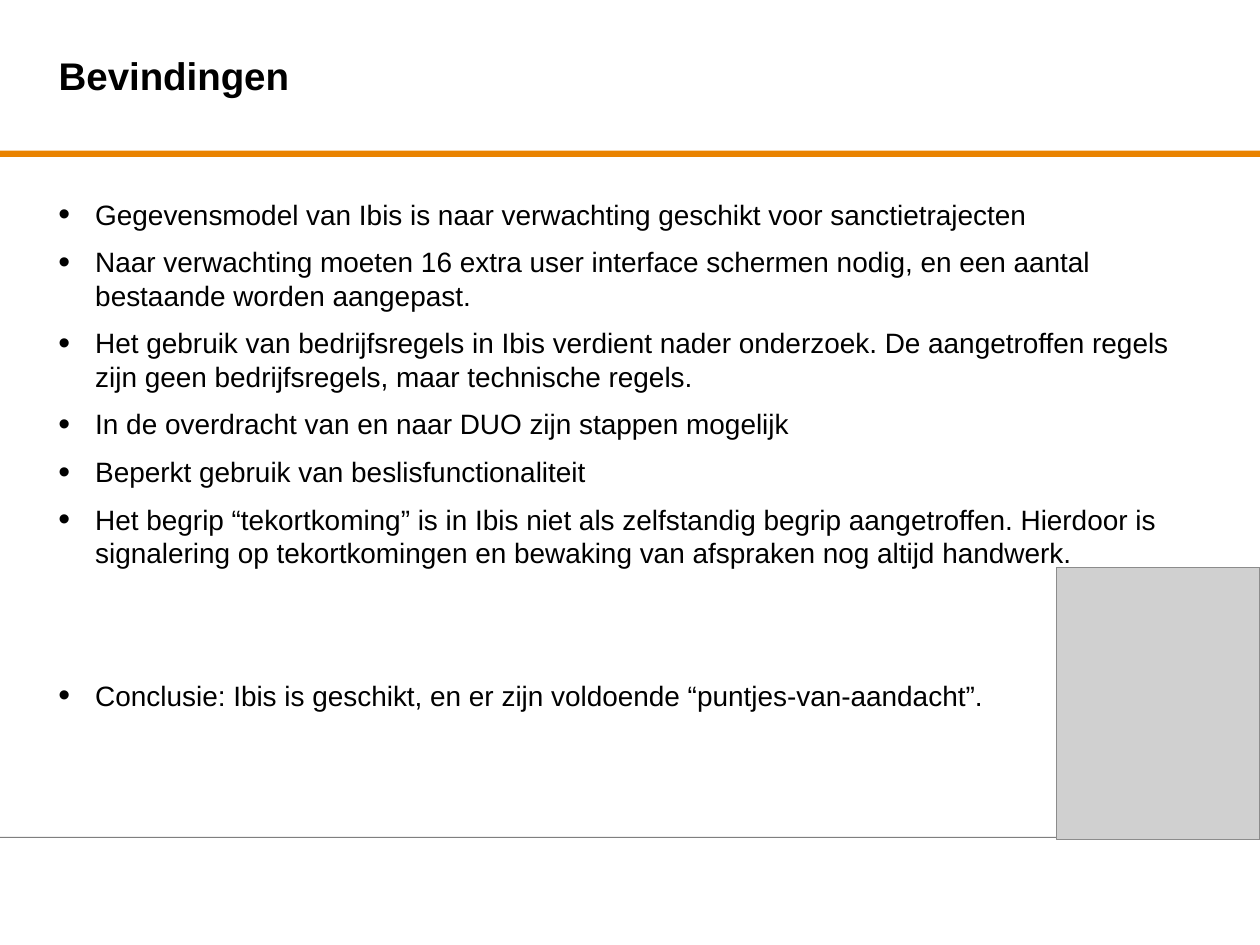
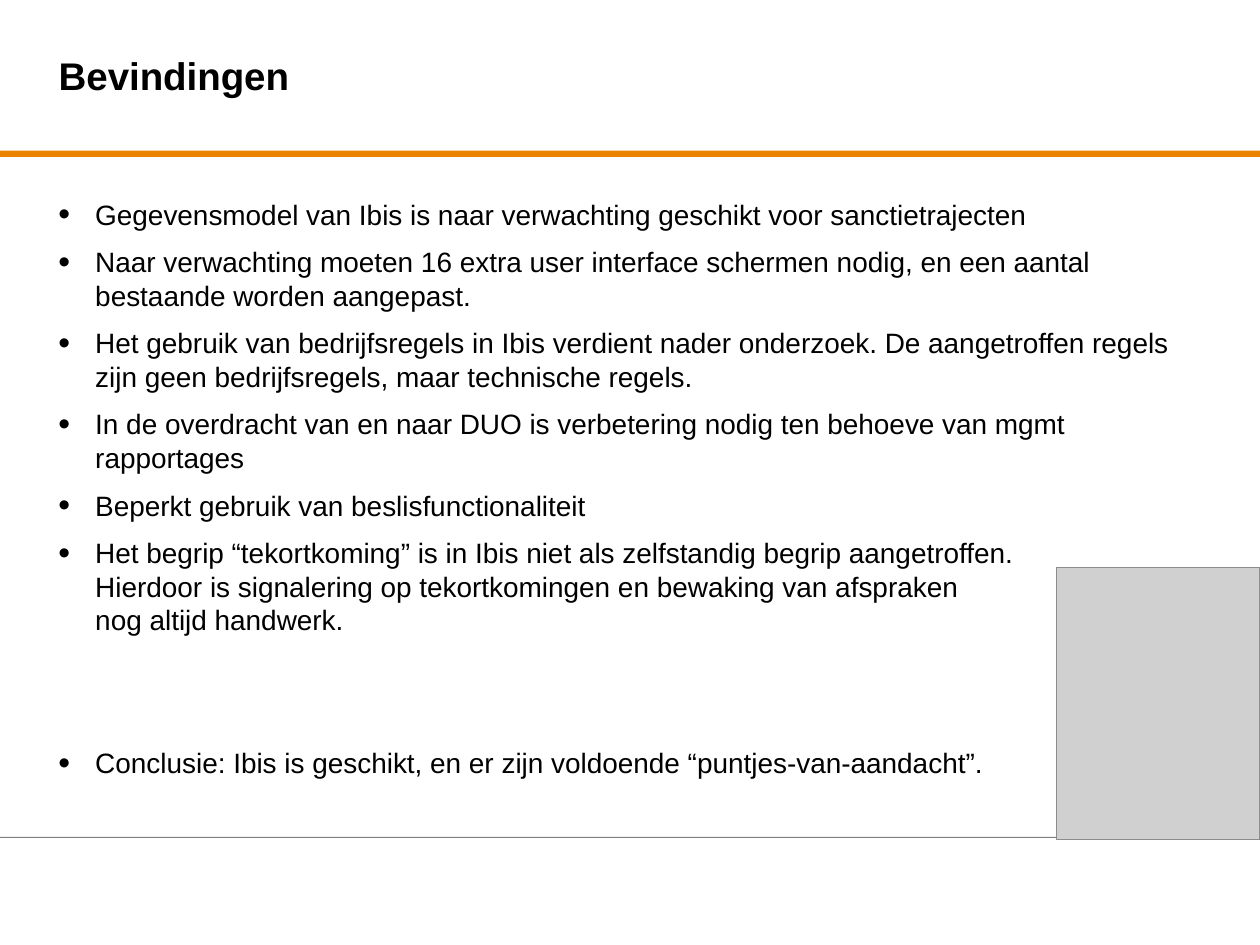
Before and after one commit to AmpersandTarski/ampersand-models, a slide deck: slide 6 of Inspectie OCW/2013 07 01 Oplevering van de Uitdaging.ppt. Drawn at 1260x945 pixels with LibreOffice and Linux fonts; fonts in the diff are those of the drawing; grey boxes stand for pictures; background and template pictures are left out. Boxes give left, top, right and bottom in pixels: in the first picture for what was removed or moved away, otherwise in the second. Text is boxed around its words. In the diff, an @@ line names an element or a change of style, - is before the commit and + after.

```diff
--- a/Inspectie OCW/2013 07 01 Oplevering van de Uitdaging.ppt
+++ b/Inspectie OCW/2013 07 01 Oplevering van de Uitdaging.ppt
@@ text at [95, 413, 1065, 473]: text changed @@
-• In de overdracht van en naar DUO zijn stappen mogelijk
+• In de overdracht van en naar DUO is verbetering nodig ten behoeve van mgmt rapportages
```
Also in this commit, not shown: 1 other slide changed, 1 slide added.
